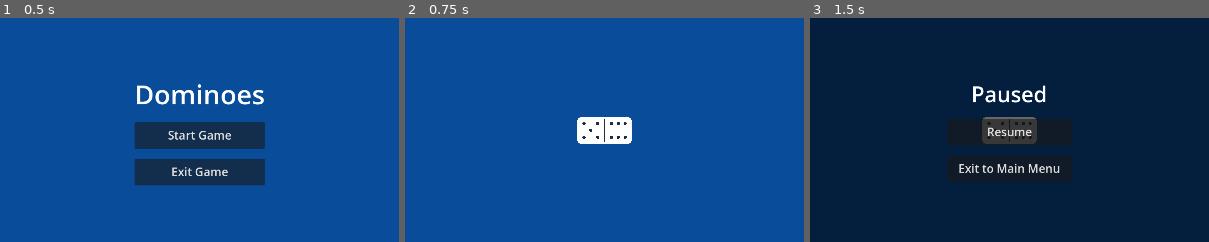
Above: before the commit, frames 1-3 (left to right).
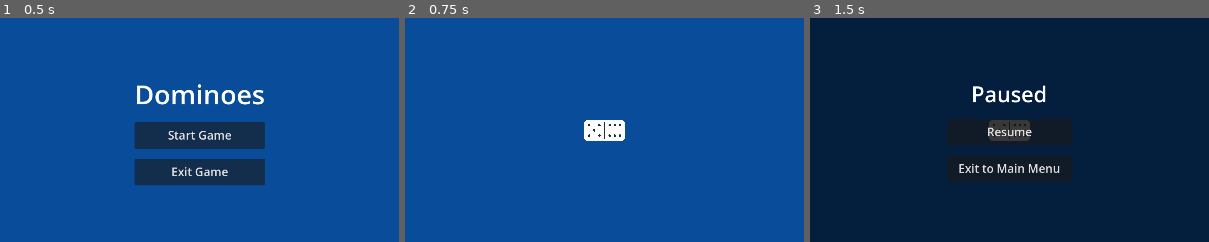
Above: after the commit, the same moments.

Repository: lenny015/capstone-game
Game: Godot game, scene res://scenes/main_menu.tscn
The game is run twice, just before and just after one commit, with the same random seed, the same clock (stepped at 60 frames per second) and the same inputs.
Inputs:
- Up to frame 1 (0.5 s): no input
- Up to frame 2 (0.75 s): click "Start Game" at 0.5 s
- Up to frame 3 (1.5 s): click "| |" at 1.25 s
The pictures show only the part of the screen within x 25-75%, y 25-75%; the shares and areas given below are measured in that part.

Frame 1 is identical in both runs. In frame 2, 0.8% of the frame differs, in the area x 43-57%, y 44-57%; in frame 3, 0.8%.

Commit message:
Separate game board dominoes from player hand dominoes, scaled game board down

Diff:
--- a/scenes/game_board.tscn
+++ b/scenes/game_board.tscn
@@ -22,6 +22,10 @@
 
 [node name="DominoManager" type="Node2D" parent="."]
 script = ExtResource("1_tqoos")
+
+[node name="BoardRoot" type="Node2D" parent="DominoManager"]
+position = Vector2(240, 135)
+scale = Vector2(0.75, 0.75)
 
 [node name="PlayerHand" type="Node2D" parent="."]
 script = ExtResource("2_3wu0g")
--- a/scripts/domino_manager.gd
+++ b/scripts/domino_manager.gd
@@ -3,6 +3,7 @@
 @onready var boneyard = $"../Boneyard"
 @onready var player_hand = $"../PlayerHand"
 @onready var boundary_node = $"../Boundary"
+@onready var board_root = $"BoardRoot"
 
 enum Direction { RIGHT, LEFT, DOWN, UP }
 
@@ -52,7 +53,7 @@
 
 	var values = boneyard.domino_pool.pop_back()
 	var new_domino = preload(DOMINO_SCENE_PATH).instantiate()
-	add_child(new_domino)
+	board_root.add_child(new_domino)
 	new_domino.position = get_viewport().size / 2
 
 	var domino_area = new_domino.get_node("Area2D")
@@ -159,7 +160,7 @@
 
 func _make_slot(slot_scene, pos: Vector2, rot: float, dir, is_head: bool):
 	var slot = slot_scene.instantiate()
-	add_child(slot)
+	board_root.add_child(slot)
 	slot.rotation_degrees = rot
 	slot.position = pos
 
@@ -195,8 +196,8 @@
 	var base_rot = 90 if is_double == is_vertical else 0
 	var flip_rot = base_rot + 180
 
-	if domino_to_place.get_parent() != self:
-		domino_to_place.reparent(self, true)
+	if domino_to_place.get_parent() != board_root:
+		domino_to_place.reparent(board_root, false)
 
 	match placed_dir:
 		Direction.RIGHT, Direction.UP:
